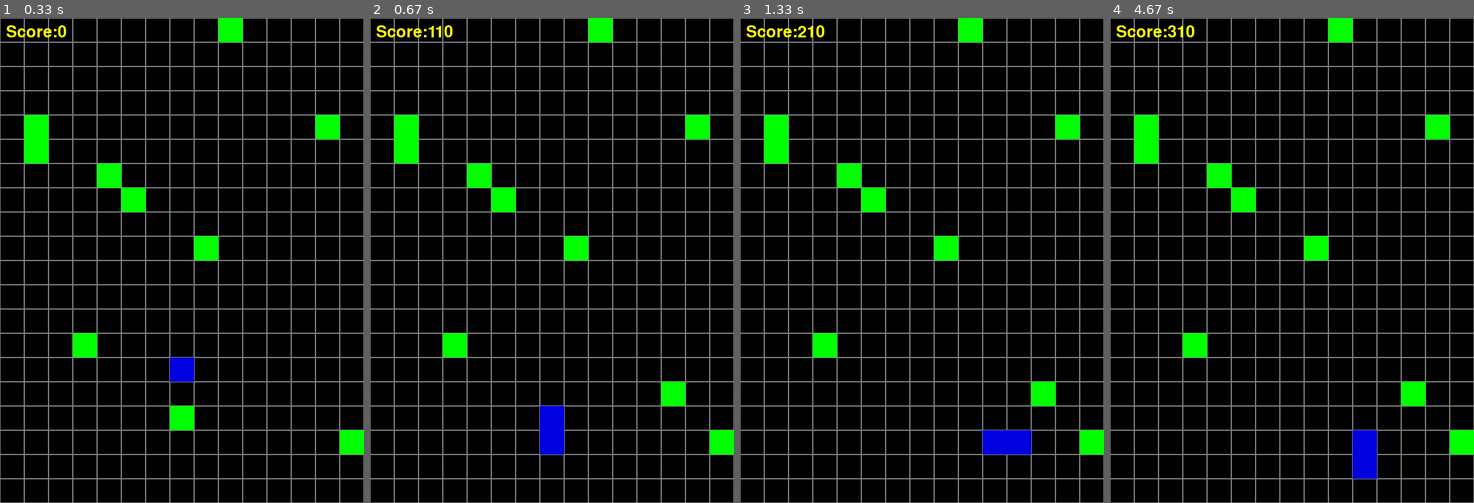
Above: before the commit, frames 1-4 (left to right).
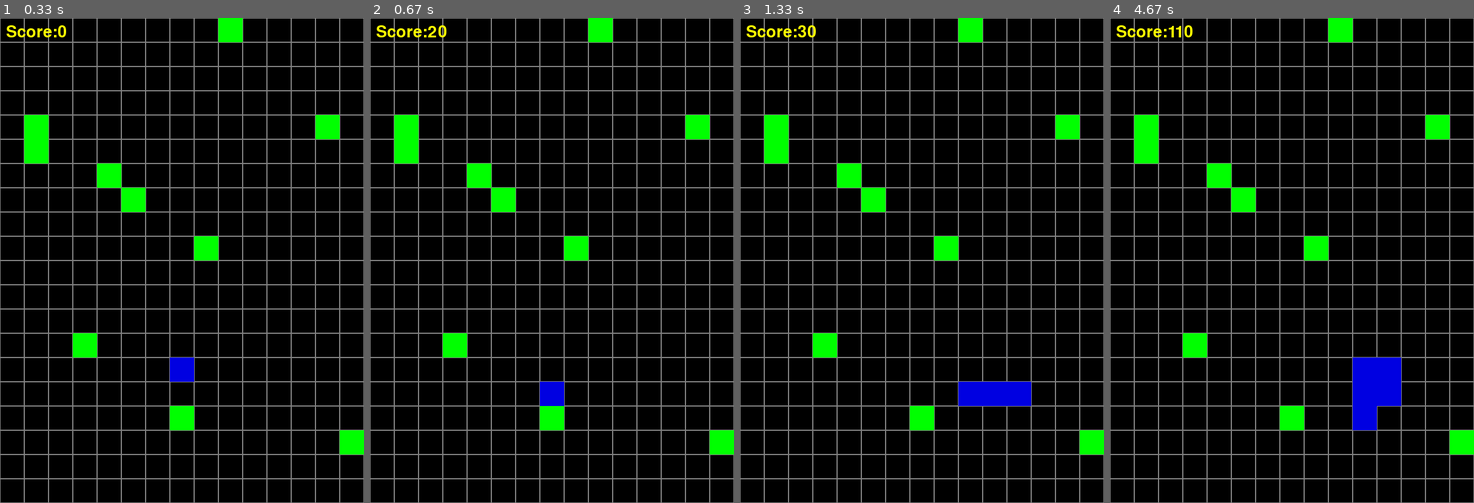
Above: after the commit, the same moments.

Repository: Creepercommand/pygame
Game: pygame game, started from psnake_05.py
Two runs of this game, one before a commit and one after it. Both use one fixed random seed, a clock stepped at 60 frames per second and the inputs below.
Inputs:
- Up to frame 1 (0.33 s): no input
- Up to frame 2 (0.67 s): hold S from 0.33 s (still down); hold Right from 0.33 s (still down)
- Up to frame 3 (1.33 s): release S at 0.8 s; release Right at 0.8 s; hold Right 0.83-1.3 s; tap Space at 0.9 s; tap S at 0.98 s
- Up to frame 4 (4.67 s): hold Up 1.33-1.63 s; tap Space at 1.4, 2.23, 2.53, 2.8, 4.63 s; hold Left 2.17-2.7 s; tap S at 2.32 s; hold Down 2.73-3.03 s; hold Down from 4.57 s (still down)

Frame 1 is identical in both runs. In frame 2, 1.4% of the frame differs, in the area x 15-87%, y 1-90%; in frame 3, 2.4%; in frame 4, 3.1%, in the area x 15-87%, y 1-95%.

Commit message:
뱀 움직이기 + 먹이먹기(핵 + 스탑 추가)

Diff:
--- a/psnake_05.py
+++ b/psnake_05.py
@@ -28,16 +28,17 @@
 UP = 2
 DOWN = 3
 STOP = 4
+HACK = 5
 direction = DOWN
 
 score = 0
 
-score_font = pygame.font.SysFont("comicsans",40)
-
+score_font = pygame.font.SysFont("comicsans", 40)
 
 # 뱀
 center = (COL_COUNT // 2, ROW_COUNT // 2)
 bodies = [center]
+
 
 def add_food():
     while True:
@@ -47,6 +48,7 @@
         if f_pos not in bodies or f_pos not in foods:
             foods.append(f_pos)
             break
+
 
 foods = []
 for _ in range(10):
@@ -68,8 +70,7 @@
         if event.key == pygame.K_SPACE:
             direction = STOP
         if event.key == pygame.K_s:
-            score += 100
-
+            direction = HACK
 
     head = bodies[0]
     c_idx = head[0]
@@ -84,8 +85,13 @@
         r_idx += 1
     if direction == STOP:
         pass
+    if direction == HACK:
+        pass
     head_pos = (c_idx, r_idx)
 
+    if direction is HACK:
+        bodies.insert(0, head_pos)
+        score += 10
 
     if head_pos in foods:
         foods.remove(head_pos)
@@ -94,7 +100,7 @@
         if direction is not STOP:
             bodies.insert(0, head_pos)
     else:
-        if direction is not STOP:
+        if direction is not STOP and direction is not HACK:
             bodies.pop()
             bodies.insert(0, head_pos)
 
@@ -116,13 +122,10 @@
                   CELL_SIZE, CELL_SIZE)
         pygame.draw.rect(screen, BLUE, b_rect)
 
-    score_img = score_font.render(f"Score:{score}",True,YELLOW)
-    screen.blit(score_img,(10,10))
+    score_img = score_font.render(f"Score:{score}", True, YELLOW)
+    screen.blit(score_img, (10, 10))
 
     pygame.display.update()
     clock.tick(10)
 
-
-
-
 pygame.quit()
